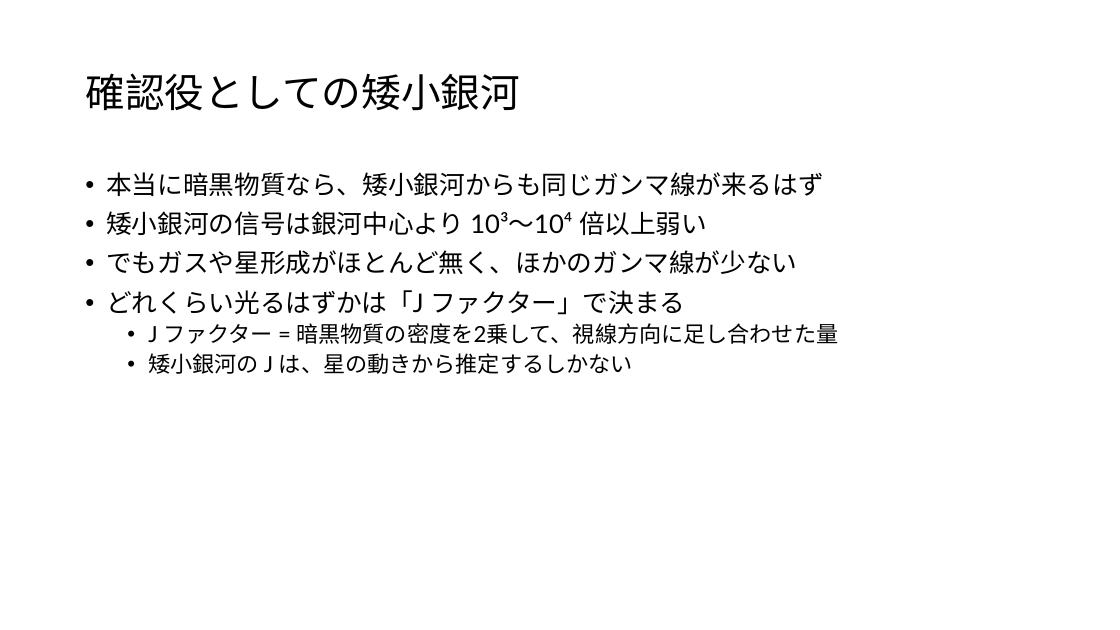
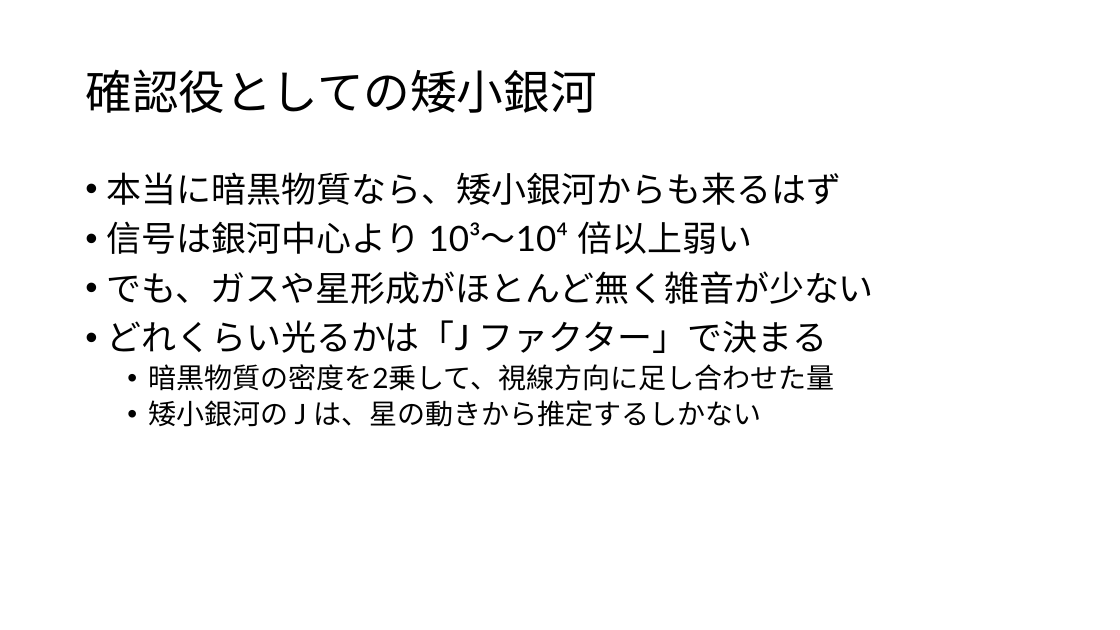
Before and after one commit to Mikann20041029/darkmatter-slides, a slide deck: slide 6 of slides/Toni Bertólez-Martínez, et al. (2026).pptx (slide 3 before the commit). Drawn at 1120x630 pixels with LibreOffice and Linux fonts; fonts in the diff are those of the drawing. Boxes give left, top, right and bottom in pixels: in the first picture for what was removed or moved away, otherwise in the second. Text is boxed around its words. In the diff, an @@ line names an element or a change of style, - is before the commit and + after.

```diff
--- a/slides/Toni Bertólez-Martínez, et al. (2026).pptx
+++ b/slides/Toni Bertólez-Martínez, et al. (2026).pptx
@@ title "確認役としての矮小銀河" at [85, 69, 596, 113]: size 34 to 40 pt @@
@@ text at [106, 172, 874, 391]: text changed; size 22 to 30 pt @@
-• 本当に暗黒物質なら、矮小銀河からも同じガンマ線が来るはず
-• 矮小銀河の信号は銀河中心より 10³〜10⁴ 倍以上弱い
-• でもガスや星形成がほとんど無く、ほかのガンマ線が少ない
-• どれくらい光るはずかは「J ファクター」で決まる
-  • J ファクター = 暗黒物質の密度を2乗して、視線方向に足し合わせた量
+• 本当に暗黒物質なら、矮小銀河からも来るはず
+• 信号は銀河中心より 10³〜10⁴ 倍以上弱い
+• でも、ガスや星形成がほとんど無く雑音が少ない
+• どれくらい光るかは「J ファクター」で決まる
+  • 暗黒物質の密度を2乗して、視線方向に足し合わせた量
@@ text at [148, 400, 762, 427]: size 19 to 24 pt in "矮小銀河の J は、星の動きから推定するしかない" @@
```
Also in this commit, not shown: 9 other slides changed, 3 slides added.
